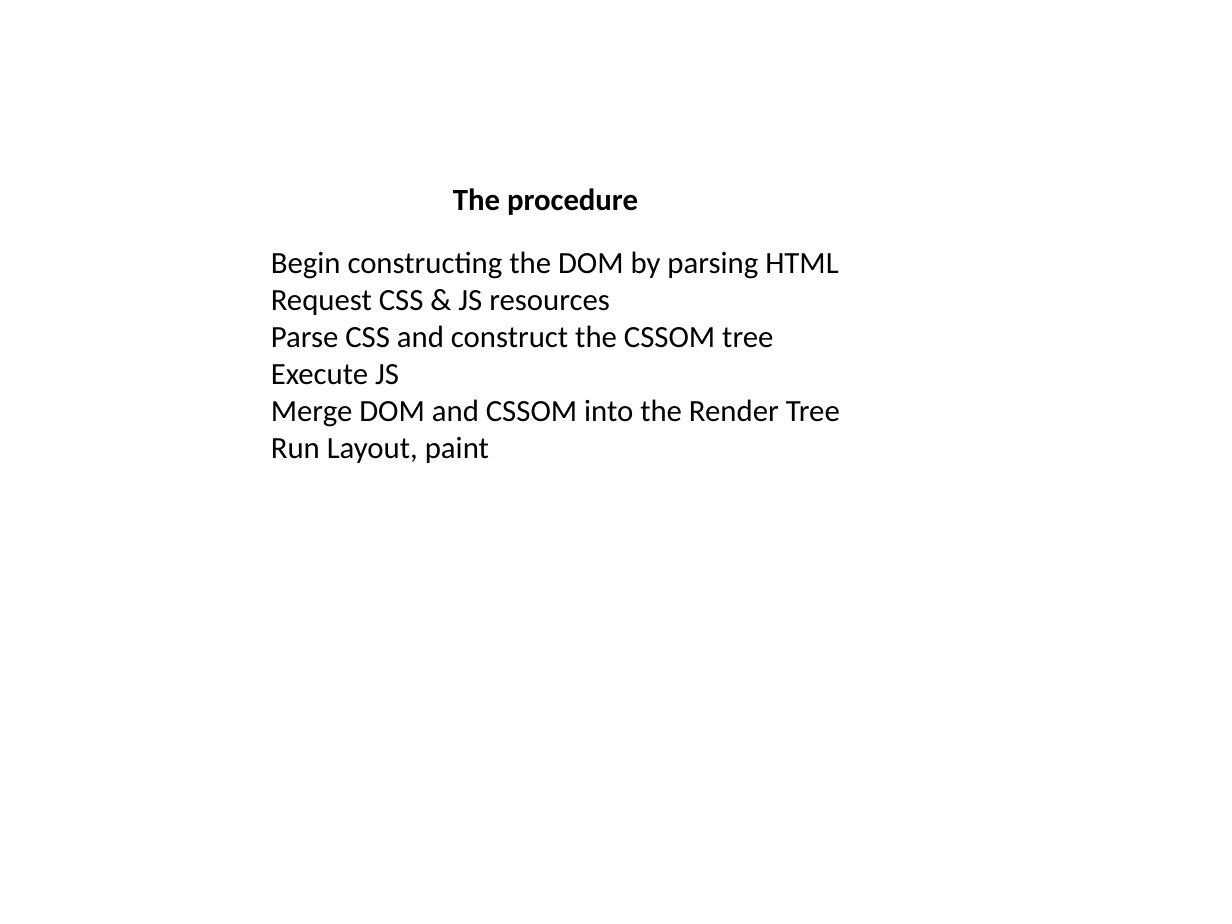
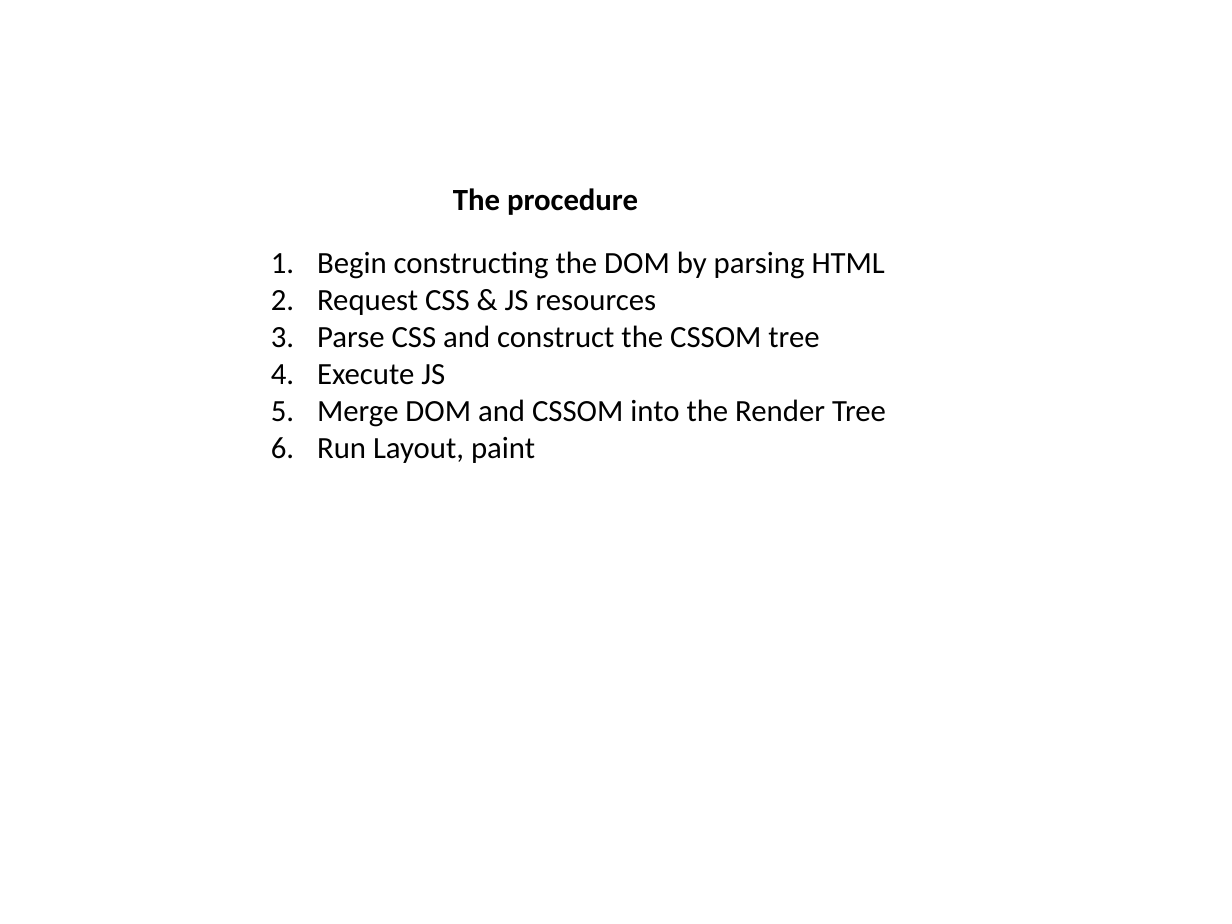
Before and after one commit to canaantt/canaantt.github.io, a slide deck: slide 4 of FE_P4/Techie_0224.pptx. Drawn at 1232x924 pixels with LibreOffice and Linux fonts; fonts in the diff are those of the drawing. Boxes give left, top, right and bottom in pixels: in the first picture for what was removed or moved away, otherwise in the second. Text is boxed around its words. In the diff, an @@ line names an element or a change of style, - is before the commit and + after.

```diff
--- a/FE_P4/Techie_0224.pptx
+++ b/FE_P4/Techie_0224.pptx
@@ text "Begin constructing the DOM by ..." at <box>317,251,886,463</box>: bullet none to 1. @@
```
Also in this commit, not shown: 6 other slides changed.
